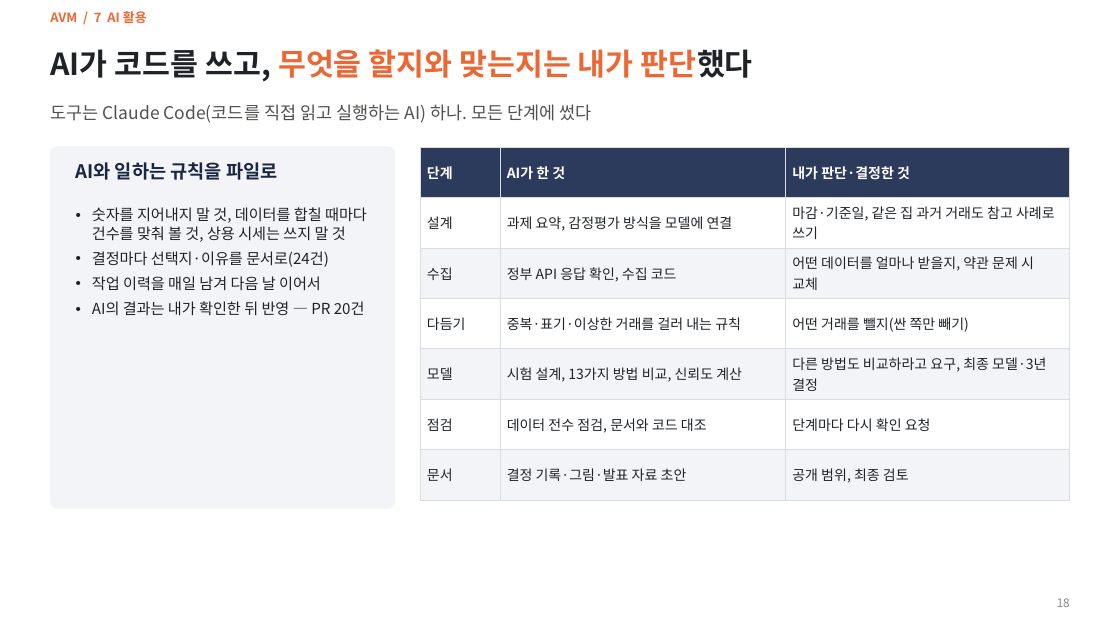
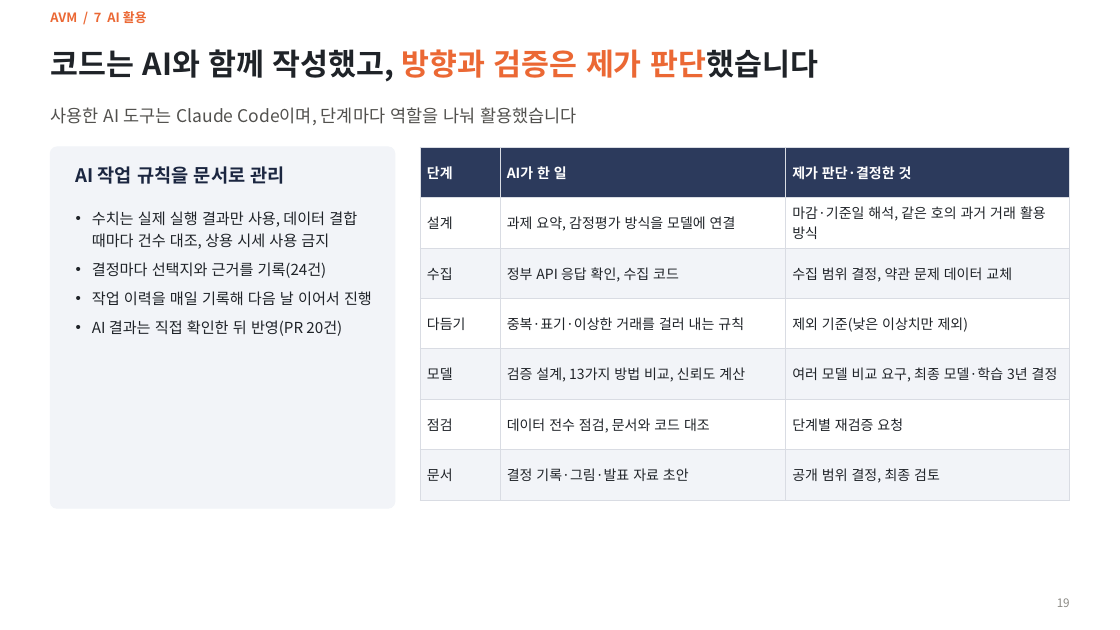
Before and after one commit to KimInSeok-DA/DA_Seoul_Villa_AVM, a slide deck: slide 19 of presentation/AVM_발표.pptx (slide 18 before the commit). Drawn at 1120x630 pixels with LibreOffice and Linux fonts; fonts in the diff are those of the drawing. Boxes give left, top, right and bottom in pixels: in the first picture for what was removed or moved away, otherwise in the second. Text is boxed around its words. In the diff, an @@ line names an element or a change of style, - is before the commit and + after.

Commit message:
PPT: 제출용 어투·Pretendard·한글 줄바꿈, 피드백 반영, 잘 맞힌 사례·실행 화면, 요약본 9장, PDF

```diff
--- a/presentation/AVM_발표.pptx
+++ b/presentation/AVM_발표.pptx
@@ title at [50, 49, 818, 82]: text changed; text colour #EB6834 to #1F2328 @@
-AI가 코드를 쓰고, 무엇을 할지와 맞는지는 내가 판단했다
+코드는 AI와 함께 작성했고, 방향과 검증은 제가 판단했습니다
@@ text at [50, 107, 577, 125]: text changed @@
-도구는 Claude Code(코드를 직접 읽고 실행하는 AI) 하나. 모든 단계에 썼다
+사용한 AI 도구는 Claude Code이며, 단계마다 역할을 나눠 활용했습니다
@@ table at [420, 147, 1070, 487] @@
-row 1, column 2: AI가 한 것
+row 1, column 2: AI가 한 일
-row 1, column 3: 내가 판단·결정한 것
+row 1, column 3: 제가 판단·결정한 것
-row 2, column 3: 마감·기준일, 같은 집 과거 거래도 참고 사례로 쓰기
+row 2, column 3: 마감·기준일 해석, 같은 호의 과거 거래 활용 방식
-row 3, column 3: 어떤 데이터를 얼마나 받을지, 약관 문제 시 교체
+row 3, column 3: 수집 범위 결정, 약관 문제 데이터 교체
-row 4, column 3: 어떤 거래를 뺄지(싼 쪽만 빼기)
+row 4, column 3: 제외 기준(낮은 이상치만 제외)
-row 5, column 2: 시험 설계, 13가지 방법 비교, 신뢰도 계산
+row 5, column 2: 검증 설계, 13가지 방법 비교, 신뢰도 계산
-row 5, column 3: 다른 방법도 비교하라고 요구, 최종 모델·3년 결정
+row 5, column 3: 여러 모델 비교 요구, 최종 모델·학습 3년 결정
-row 6, column 3: 단계마다 다시 확인 요청
+row 6, column 3: 단계별 재검증 요청
-row 7, column 3: 공개 범위, 최종 검토
+row 7, column 3: 공개 범위 결정, 최종 검토
@@ text at [76, 166, 284, 184]: text changed @@
-AI와 일하는 규칙을 파일로
+AI 작업 규칙을 문서로 관리
@@ text at [92, 211, 372, 336]: text changed @@
-• 숫자를 지어내지 말 것, 데이터를 합칠 때마다 건수를 맞춰 볼 것, 상용 시세는 쓰지 말 것
-• 결정마다 선택지·이유를 문서로(24건)
-• 작업 이력을 매일 남겨 다음 날 이어서
-• AI의 결과는 내가 확인한 뒤 반영 — PR 20건
+• 수치는 실제 실행 결과만 사용, 데이터 결합 때마다 건수 대조, 상용 시세 사용 금지
+• 결정마다 선택지와 근거를 기록(24건)
+• 작업 이력을 매일 기록해 다음 날 이어서 진행
+• AI 결과는 직접 확인한 뒤 반영(PR 20건)
```
Also in this commit, not shown: 28 other slides changed, 1 slide added, 14 other files.
